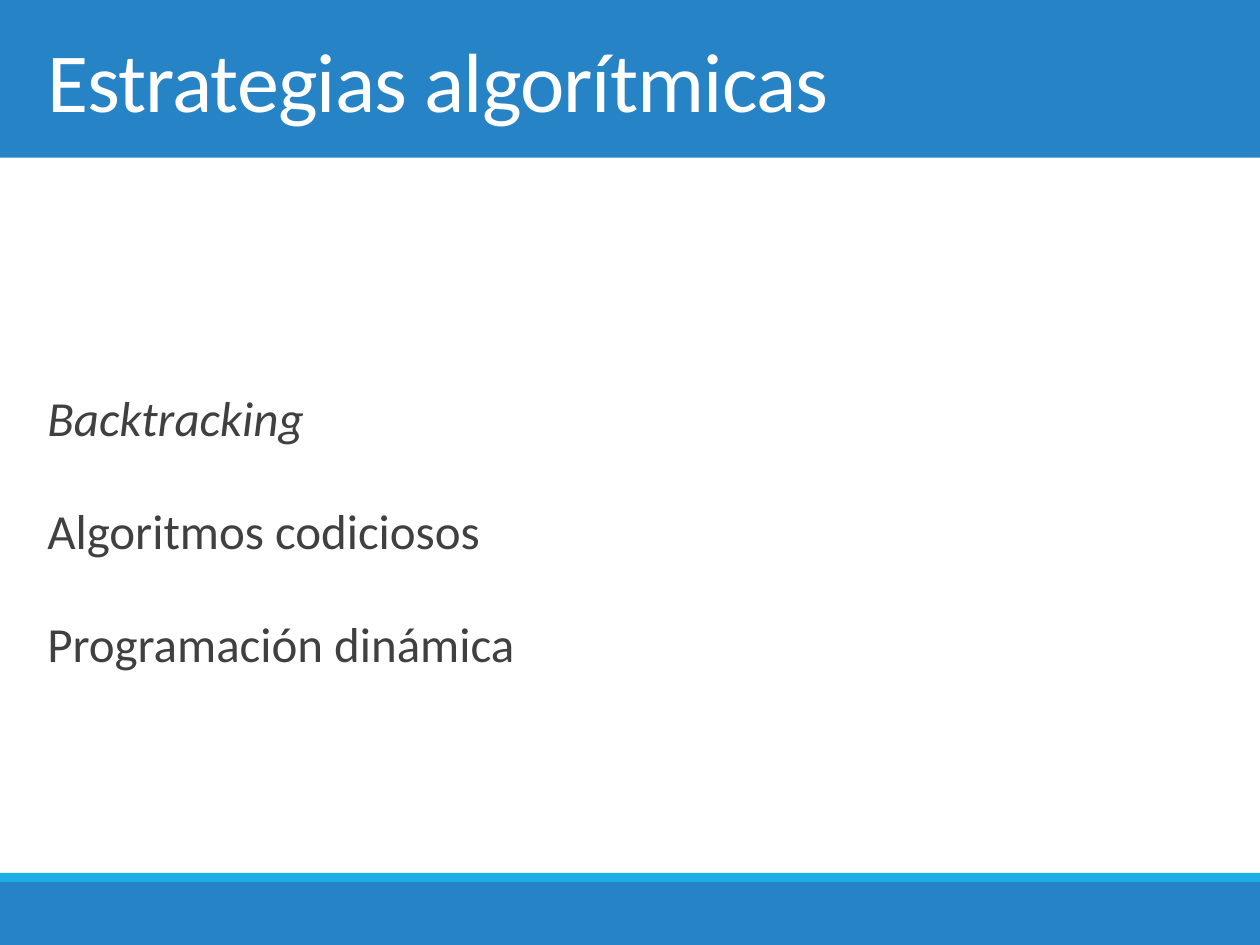
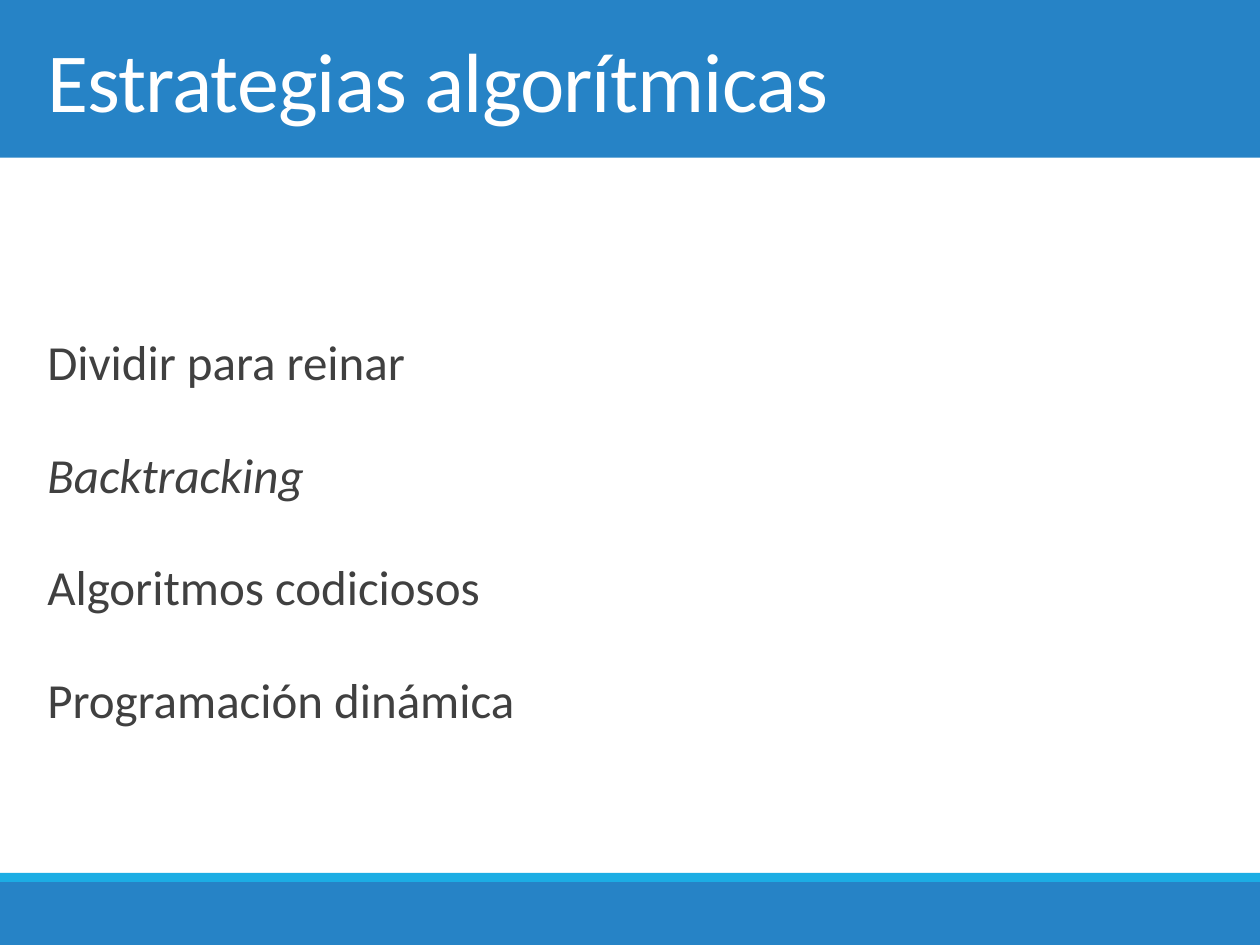
Before and after one commit to chris-carstens/2020-2, a slide deck: slide 1 of Clases/17 - Prim/17. Prim & Algoritmos Codiciosos.pptx. Drawn at 1260x945 pixels with LibreOffice and Linux fonts; fonts in the diff are those of the drawing. Boxes give left, top, right and bottom in pixels: in the first picture for what was removed or moved away, otherwise in the second. Text is boxed around its words. In the diff, an @@ line names an element or a change of style, - is before the commit and + after.

```diff
--- a/Clases/17 - Prim/17. Prim & Algoritmos Codiciosos.pptx
+++ b/Clases/17 - Prim/17. Prim & Algoritmos Codiciosos.pptx
@@ text at bbox=[47, 346, 405, 388]: paragraph added @@
+Dividir para reinar
```
Also in this commit, not shown: 7 other slides changed, 4 slides added, 1 slide removed, 3 other files.
